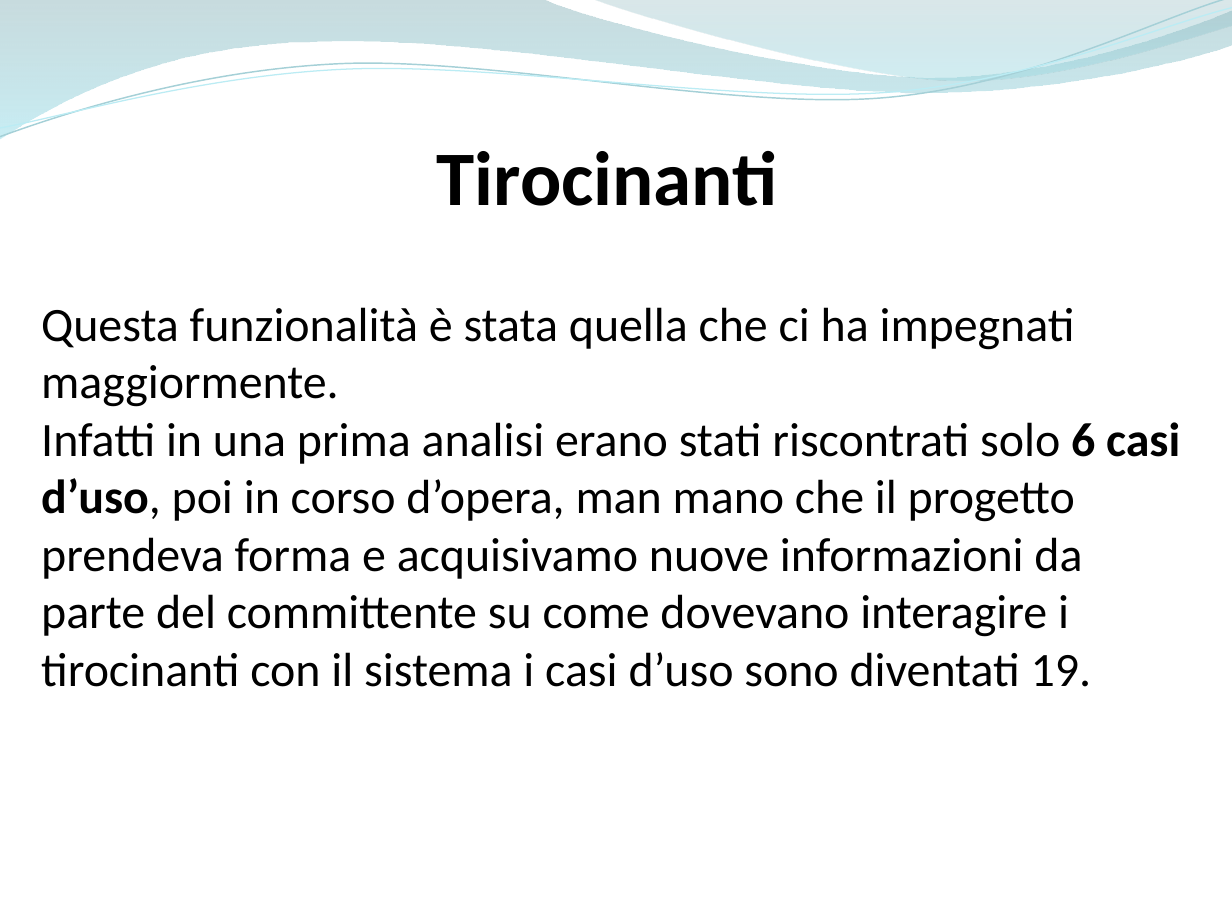
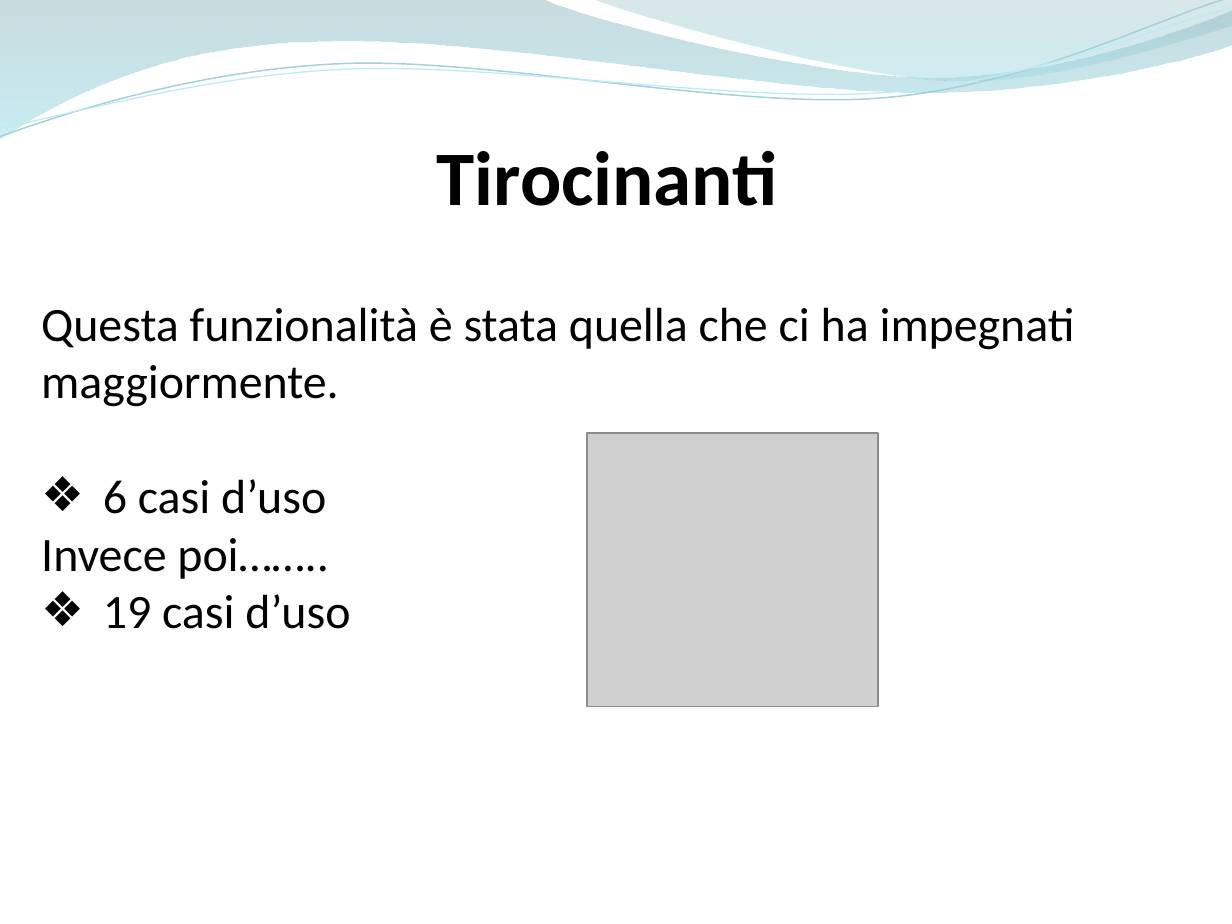
Before and after one commit to ammirate/at-silo, a slide deck: slide 6 of Presentazione/Atsilo2/Durante/Atsilo_M_PresentazioneFinale.pptx. Drawn at 1232x924 pixels with LibreOffice and Linux fonts; fonts in the diff are those of the drawing; grey boxes stand for pictures. Boxes give left, top, right and bottom in pixels: in the first picture for what was removed or moved away, otherwise in the second. Text is boxed around its words. In the diff, an @@ line names an element or a change of style, - is before the commit and + after.

```diff
--- a/Presentazione/Atsilo2/Durante/Atsilo_M_PresentazioneFinale.pptx
+++ b/Presentazione/Atsilo2/Durante/Atsilo_M_PresentazioneFinale.pptx
@@ picture added at (586, 432, 877, 706) @@
@@ text at (41, 479, 350, 629): text changed @@
-Infatti in una prima analisi erano stati riscontrati solo 6 casi d’uso, poi in corso d’opera, man mano che il progetto prendeva forma e acquisivamo nuove informazioni da parte del committente su come dovevano interagire i tirocinanti con il sistema i casi d’uso sono diventati 19.
+❖ 6 casi d’uso
+Invece poi……..
+❖ 19 casi d’uso
```
Also in this commit, not shown: 1 other slide changed.
